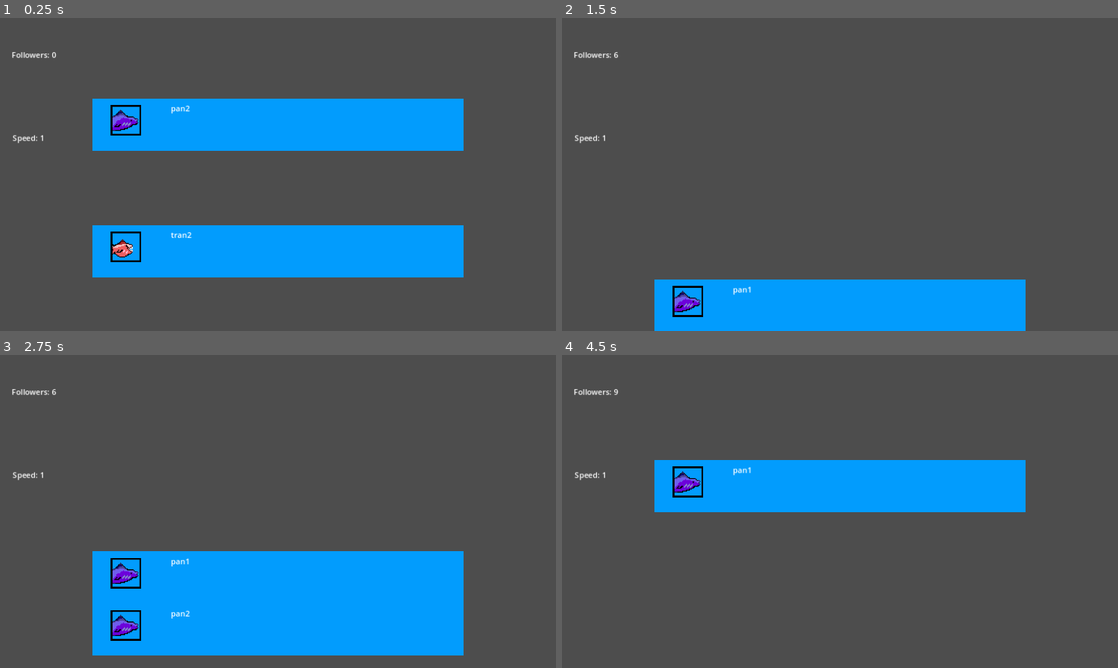
Above: before the commit, frames 1-4 (two rows, left to right).
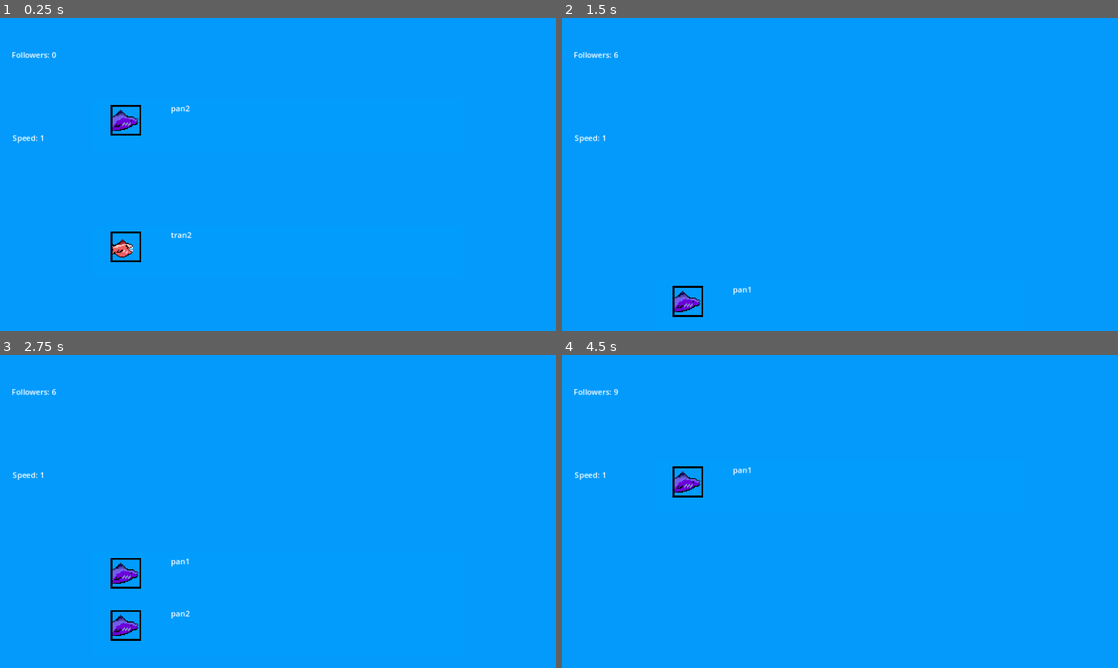
Above: after the commit, the same moments.

Repository: SuperchupuDev/fishtwt
Game: Godot game, scene res://main.tscn
Same seed, same stepped clock (60 frames per second), same inputs: the game is played once before the commit and once after it.
Inputs (mouse positions are in pixels of both pictures, inside the frame that each line leads up to):
- Up to frame 1 (0.25 s): no input
- Up to frame 2 (1.5 s): move the mouse to (840, 111) at 0.52 s; click (840, 111) at 0.67 s; move the mouse to (840, 199) at 1.27 s; click (840, 199) at 1.42 s
- Up to frame 3 (2.75 s): move the mouse to (333, 442) at 2.02 s; click (333, 442) at 2.17 s
- Up to frame 4 (4.5 s): move the mouse to (840, 630) at 2.77 s; click (840, 630) at 2.92 s; move the mouse to (840, 642) at 3.52 s; click (840, 642) at 3.67 s; move the mouse to (840, 655) at 4.27 s; click (840, 655) at 4.42 s

The runs differ from the first frame. In frame 1, 78% of the frame differs, in the area x 0-100%, y 0-100%; in frame 2, 89%; in frame 3, 78%; in frame 4, 89%.
Error after the commit: Trying to assign value of type 'Array' to a variable of type 'Sprite2D'. (res://manager.gd:11)

Commit message:
BACKGROUNDS

Diff:
--- a/main.tscn
+++ b/main.tscn
@@ -1,10 +1,15 @@
-[gd_scene load_steps=3 format=3 uid="uid://crrf5f38q8sth"]
+[gd_scene load_steps=4 format=3 uid="uid://crrf5f38q8sth"]
 
 [ext_resource type="Script" path="res://manager.gd" id="1_flxs4"]
 [ext_resource type="PackedScene" uid="uid://u3m4fscl81jc" path="res://enemyplaceholder.tscn" id="1_qtrvh"]
+[ext_resource type="Texture2D" uid="uid://dnfc8hmbmlmkb" path="res://BACKGROUND11.png" id="2_txlmu"]
 
 [node name="Node2D" type="Node2D"]
 script = ExtResource("1_flxs4")
+
+[node name="Sprite2D" type="Sprite2D" parent="."]
+position = Vector2(576, 324)
+texture = ExtResource("2_txlmu")
 
 [node name="Mob" parent="." instance=ExtResource("1_qtrvh")]
 position = Vector2(576, 246)
--- a/manager.gd
+++ b/manager.gd
@@ -1,7 +1,14 @@
 extends Node
 
 var enemy = load("res://enemyplaceholder.tscn")
+var deeper = [["res://BACKGROUND11.png", "res://BACKGROUND21.png","res://BACKGROUND31.png","res://BACKGROUND41.png","res://BACKGROUND51.png"]]
+var background:Sprite2D
 var t: float = 0.0
+
+# Called when the node enters the scene tree for the first time.
+func _ready() -> void:
+	background = get_node("Sprite2D")
+	background = deeper[0]
 
 func SpawnObject():
 	var init_pos = Vector2(576,648)
@@ -13,16 +20,17 @@
 		enemy_instance.type = 0
 	elif Global.speed == 2:
 		enemy_instance.type = randi() % 2
+		background=deeper[1]
 	elif Global.speed == 3:
 		enemy_instance.type = randi_range(0,2)
+		background=deeper[2]
 	elif Global.speed >= 4:
 		enemy_instance.type = randi_range (0,3)
+		background=deeper[3]
+	if Global.speed == 5:
+		background=deeper[4]
 	add_child(enemy_instance)
 	print("ola estoy spawneando")
-# Called when the node enters the scene tree for the first time.
-func _ready() -> void:
-	pass # Replace with function body.
-
 
 # Called every frame. 'delta' is the elapsed time since the previous frame.
 func _process(delta: float) -> void:
Binary file added: BACKGROUND11.png
Not shown, added: BACKGROUND11.png.import
Binary file added: BACKGROUND21.png
Not shown, added: BACKGROUND21.png.import
Binary file added: BACKGROUND31.png
Not shown, added: BACKGROUND31.png.import
Binary file added: BACKGROUND41.png
Not shown, added: BACKGROUND41.png.import
Binary file added: BACKGROUND51.png
Not shown, added: BACKGROUND51.png.import
